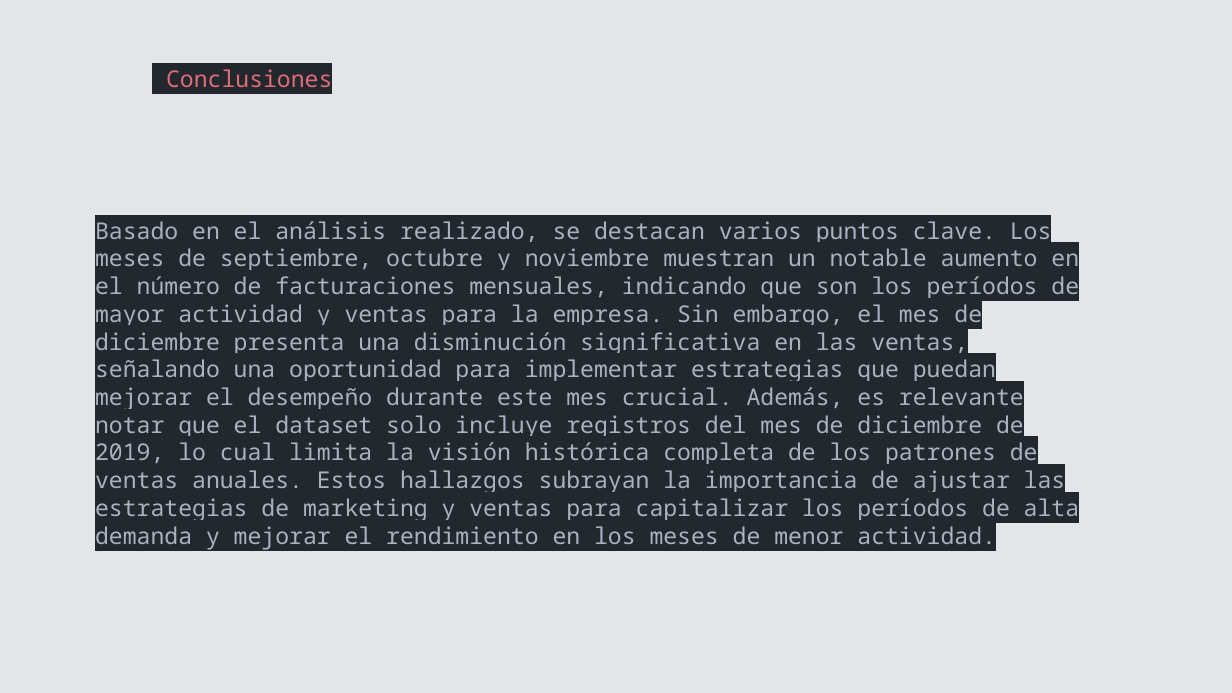
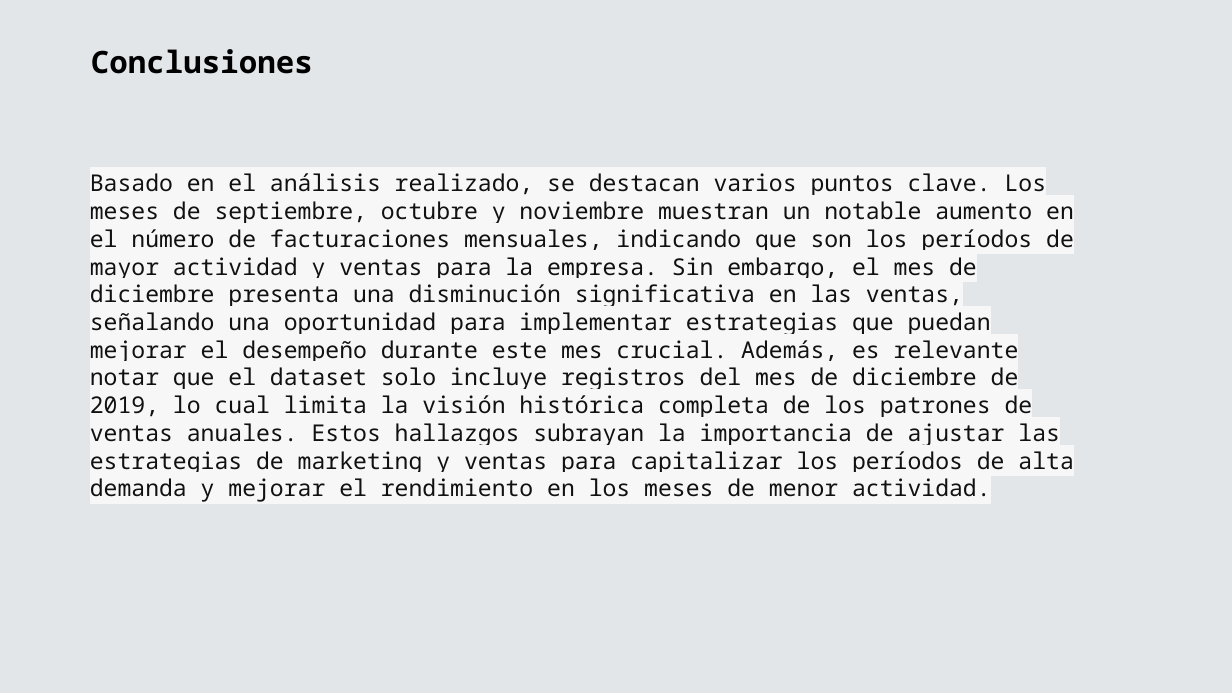
Before and after one commit to kelvin-lab/Customer-Segmentation-CLTV-Retail, a slide deck: slide 12 of Data/static/Esqueleto.pptx. Drawn at 1232x693 pixels with LibreOffice and Linux fonts; fonts in the diff are those of the drawing. Boxes give left, top, right and bottom in pixels: in the first picture for what was removed or moved away, otherwise in the second. Text is boxed around its words. In the diff, an @@ line names an element or a change of style, - is before the commit and + after.

```diff
--- a/Data/static/Esqueleto.pptx
+++ b/Data/static/Esqueleto.pptx
@@ text "Conclusiones": place and size @@
-text "Conclusiones" at [166,69,332,87]
+text "Conclusiones" at [91,49,313,74]
@@ text "Conclusiones" at [91,49,313,74]: size 18 to 24 pt, text colour #E06C75 to #000000, highlight #23272E to none, bold on @@
@@ text "Basado en el análisis realizado, ...": place and size @@
-text "Basado en el análisis realizado, ..." at [95,218,1079,549]
+text "Basado en el análisis realizado, ..." at [90,173,1074,502]
@@ text "Basado en el análisis realizado, ..." at [90,173,1074,502]: text colour #ABB2BF to #111111, highlight #23272E to #F7F7F7 @@
```
Also in this commit, not shown: 16 other slides changed, 2 other files.
